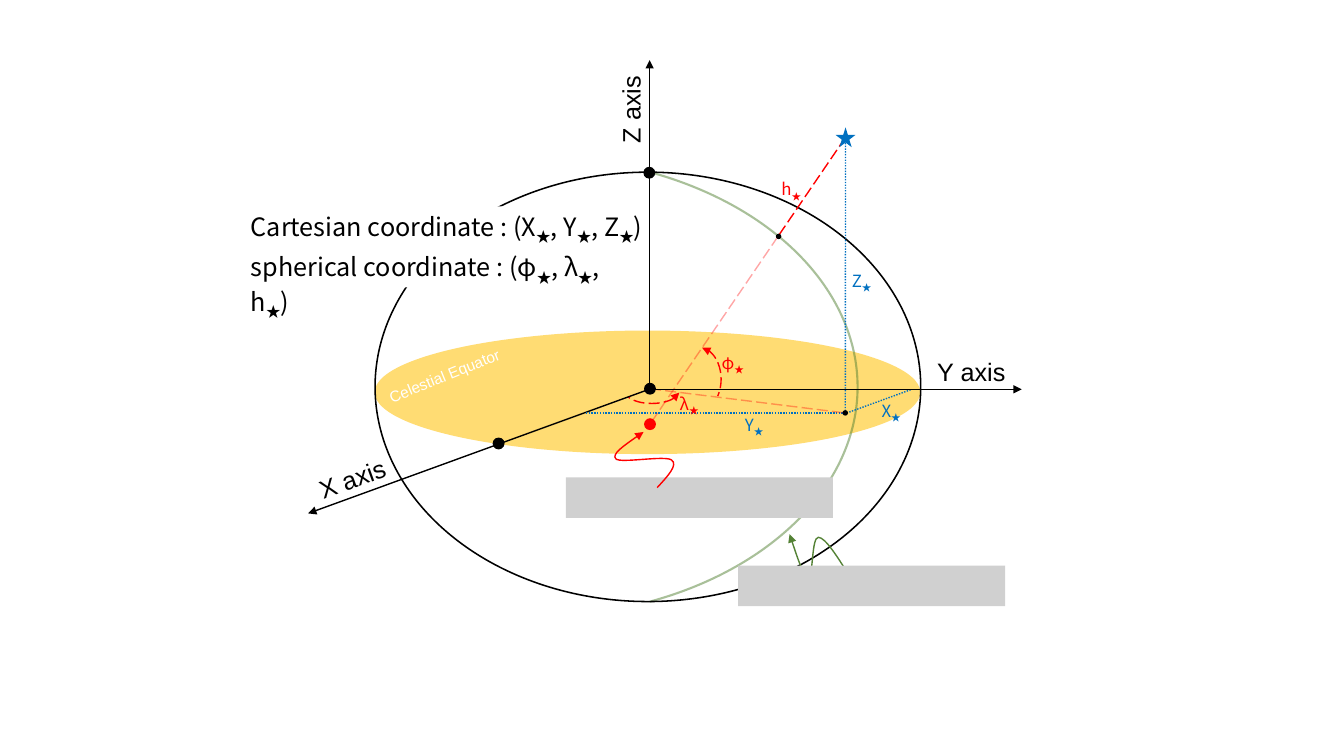
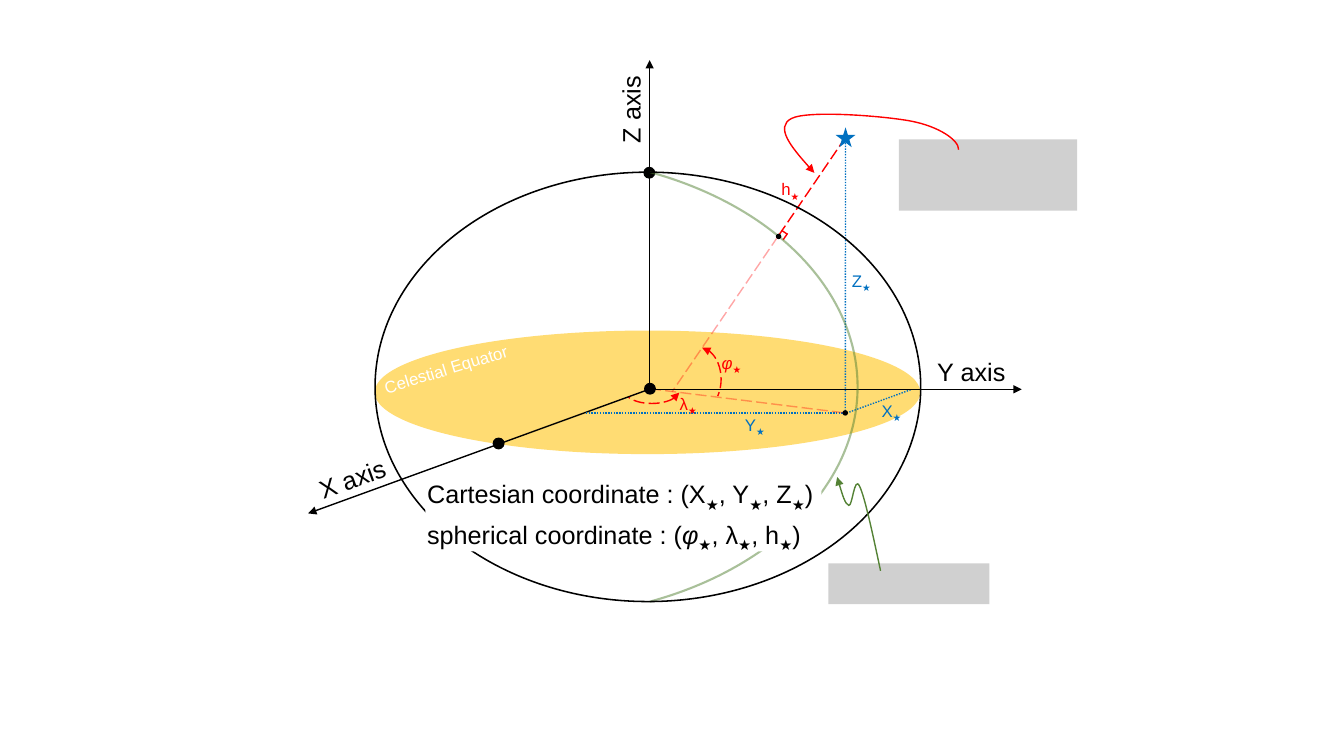
Before and after one commit to a2468834/Global_Positioning_System, a slide deck: slide 2 of HW6/地球座標.pptx. Drawn at 1344x756 pixels with LibreOffice and Linux fonts; fonts in the diff are those of the drawing; grey boxes stand for pictures. Boxes give left, top, right and bottom in pixels: in the first picture for what was removed or moved away, otherwise in the second. Text is boxed around its words. In the diff, an @@ line names an element or a change of style, - is before the commit and + after.

```diff
--- a/HW6/地球座標.pptx
+++ b/HW6/地球座標.pptx
@@ freeform shape added at [785,114,959,172], outline #FF0000 1 pt @@
@@ picture added at [899,139,1078,211] @@
@@ line moved from (778, 237) - (650, 424) to (778, 237) - (673, 392) @@
@@ line added from (787, 234) to (781, 231), #FF0000 1 pt @@
@@ line added from (787, 234) to (783, 240), #FF0000 1 pt @@
@@ text "Celestial Equator": place and size @@
-text "Celestial Equator" at [375,209,831,416]
+text "Celestial Equator" at [371,325,545,405]
@@ text "Celestial Equator" at [371,325,545,405]: size 11 to 12 pt; rotation 338 to 343 degrees @@
@@ text "φ★" at [722,360,733,373]: font Noto Sans CJK TC to Arial; italic on in "φ★" @@
@@ ellipse removed at [644,418,656,431] @@
@@ freeform shape removed at [615,433,674,488] @@
@@ font Noto Sans CJK TC to Arial in 6 elements at [745,419,756,431], [882,405,893,421], [852,275,862,287], [781,183,790,200], [680,398,688,414], [427,484,791,509] @@
@@ text "Cartesian coordinate : (X★, Y★, ...": place and size @@
-text "Cartesian coordinate : (X★, Y★, ..." at [251,215,619,241]
+text "Cartesian coordinate : (X★, Y★, ..." at [427,484,791,509]
@@ picture removed at [566,477,833,517] @@
@@ freeform shape: place and size @@
-freeform shape at [789,534,851,579]
+freeform shape at [838,477,881,571]
@@ rectangle added at [425,483,822,552], fill #FFFFFF @@
@@ text "spherical coordinate : (φ★, λ★, ...": place and size @@
-text "spherical coordinate : (φ★, λ★, ..." at [251,255,578,311]
+text "spherical coordinate : (φ★, λ★, ..." at [427,525,779,549]
@@ text "spherical coordinate : (φ★, λ★, ..." at [427,525,779,549]: font Noto Sans CJK TC to Arial; italic on in "(φ★," @@
@@ picture: place and size @@
-picture at [738,566,1005,606]
+picture at [829,564,990,604]
```
Also in this commit, not shown: 1 other slide changed, 6 other files.
